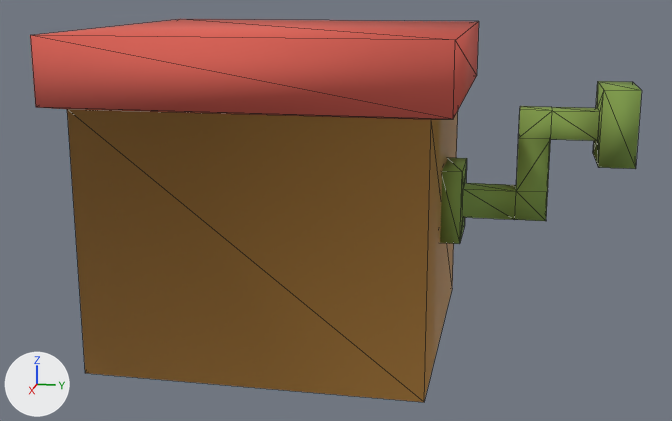
An edit to the glTF model Assignments/Truc_Tran/Aframe/assets/jackinthebox.gltf, drawn before and after from the same camera.
Both versions are drawn from a 50 mm camera at (-0.29, 1.54, 2.26) aimed at (-5.94, 0.41, 0.84). Lighting does not change. The marker at lower left points along +X, +Y and +Z. Mesh edges are drawn as thin lines. Where no turn or scale is listed for an object, it has been applied to the vertices. Vertices at the same position are counted once.

Names of what the first picture shows: 'jack-in-the-box'.
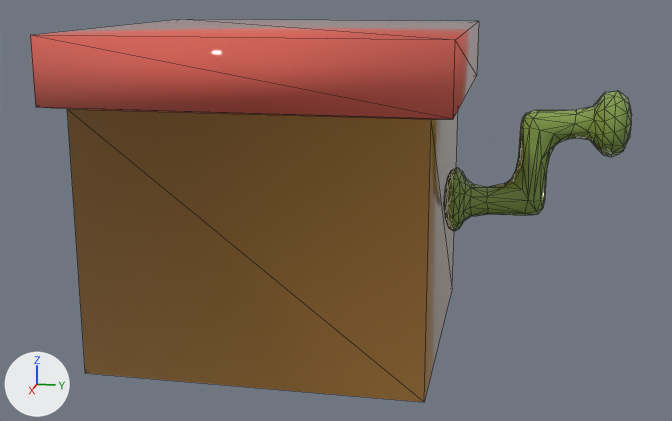
What differs and where, as boxes [x1, y1, x2, y2] in the pictures (672 x 421 px):
'jack-in-the-box', surface changed, reshaped (27% narrower): before [30, 19, 642, 402]; after [30, 19, 479, 402]
'jack-in-the-box-handle', added (green): after [444, 90, 632, 231]
part 1 of me_cube, deleted (green): before [440, 81, 642, 244]

The change in detail:
In material 'red' (mat_red), roughness goes from 1.0 to 0.0.
In material 'box-E3A654' (mat_box_e3a654), roughness goes from 0.5 to 0.0.
In material 'box-E7C95E' (mat_box_e7c95e), roughness goes from 1.0 to 0.0.
me_cube has 56 vertices, 104 faces and spans x -1.12..1.12, y -1.12..2.11, z -1.0..0.96.
me_cube is used by ob_jack_in_the_box; location (-6.013, 0.088, 1.017).
me_cube part 1: the loose piece of 40 vertices spanning x -0.24..0.23, y 0.99..2.11, z -0.31..0.65 is deleted.
me_cube no longer uses material mat_box_e7c95e (green #83a14d).
Mesh me_cube_004 is new.
It has 245 vertices, 486 faces and spans x -0.204..0.207, y -0.054..1.034, z -0.195..0.704.
It uses material mat_box_e7c95e (green #83a14d).
Object 'jack-in-the-box-handle' (ob_jack_in_the_box_handle) is new; it shows me_cube_004.
Its location is (-6.013, 1.143, 0.934).
